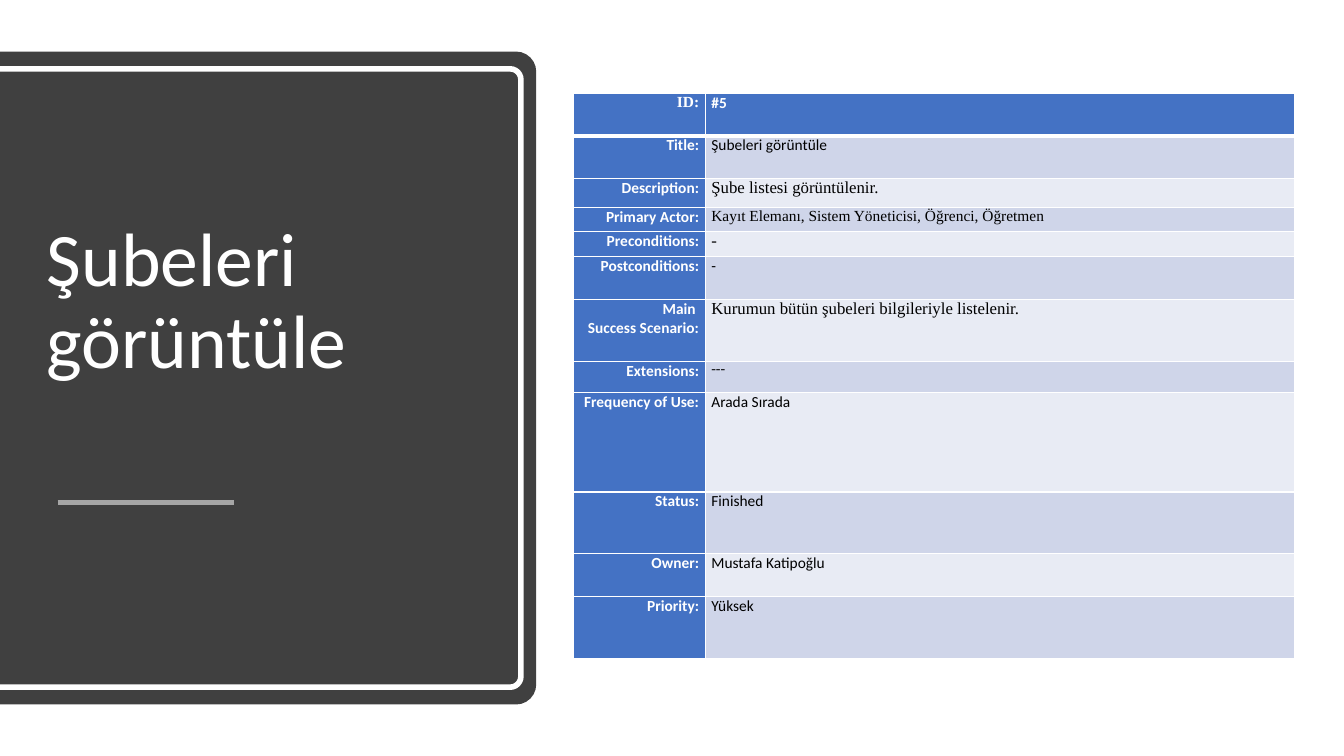
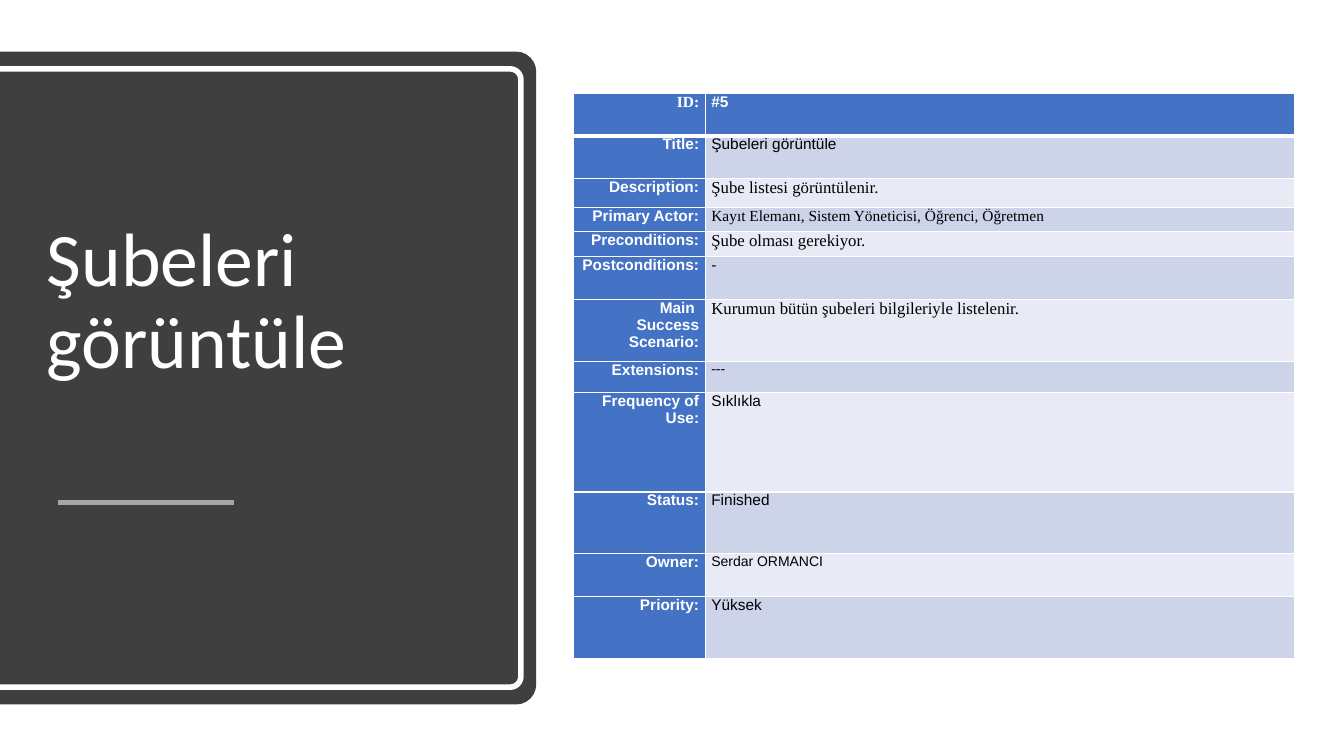
Before and after one commit to cnrkaya/Stardust_Course_Automation, a slide deck: slide 30 of Report_Slide.pptx. Drawn at 1344x756 pixels with LibreOffice and Linux fonts; fonts in the diff are those of the drawing. Boxes give left, top, right and bottom in pixels: in the first picture for what was removed or moved away, otherwise in the second. Text is boxed around its words. In the diff, an @@ line names an element or a change of style, - is before the commit and + after.

```diff
--- a/Report_Slide.pptx
+++ b/Report_Slide.pptx
@@ table at (574,94,1296,617) @@
-row 5, column 2: -
+row 5, column 2: Şube olması gerekiyor.
-row 9, column 2: Arada Sırada
+row 9, column 2: Sıklıkla
-row 11, column 2: Mustafa Katipoğlu
+row 11, column 2: Serdar ORMANCI
@@ fill #CFD5EA to #CDD4EA in 6 cells @@
@@ fill #E9EBF5 to #E8EBF5 in 5 cells @@
@@ font Calibri to Arial in "#5", "Title:", "Şubeleri görüntüle", "Description:" and 12 more places @@
```
Also in this commit, not shown: 28 other slides changed, 1 other file.
